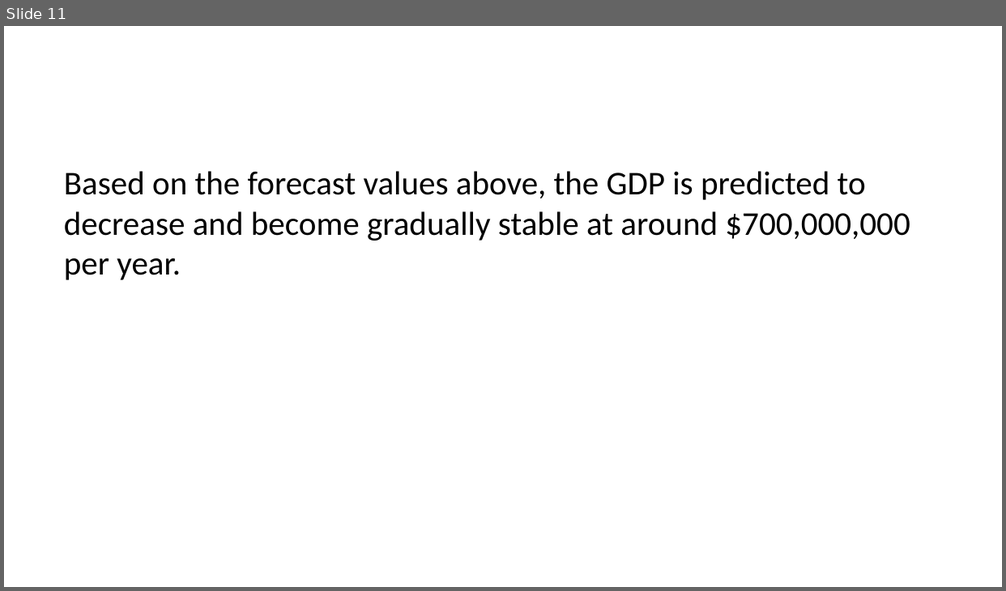
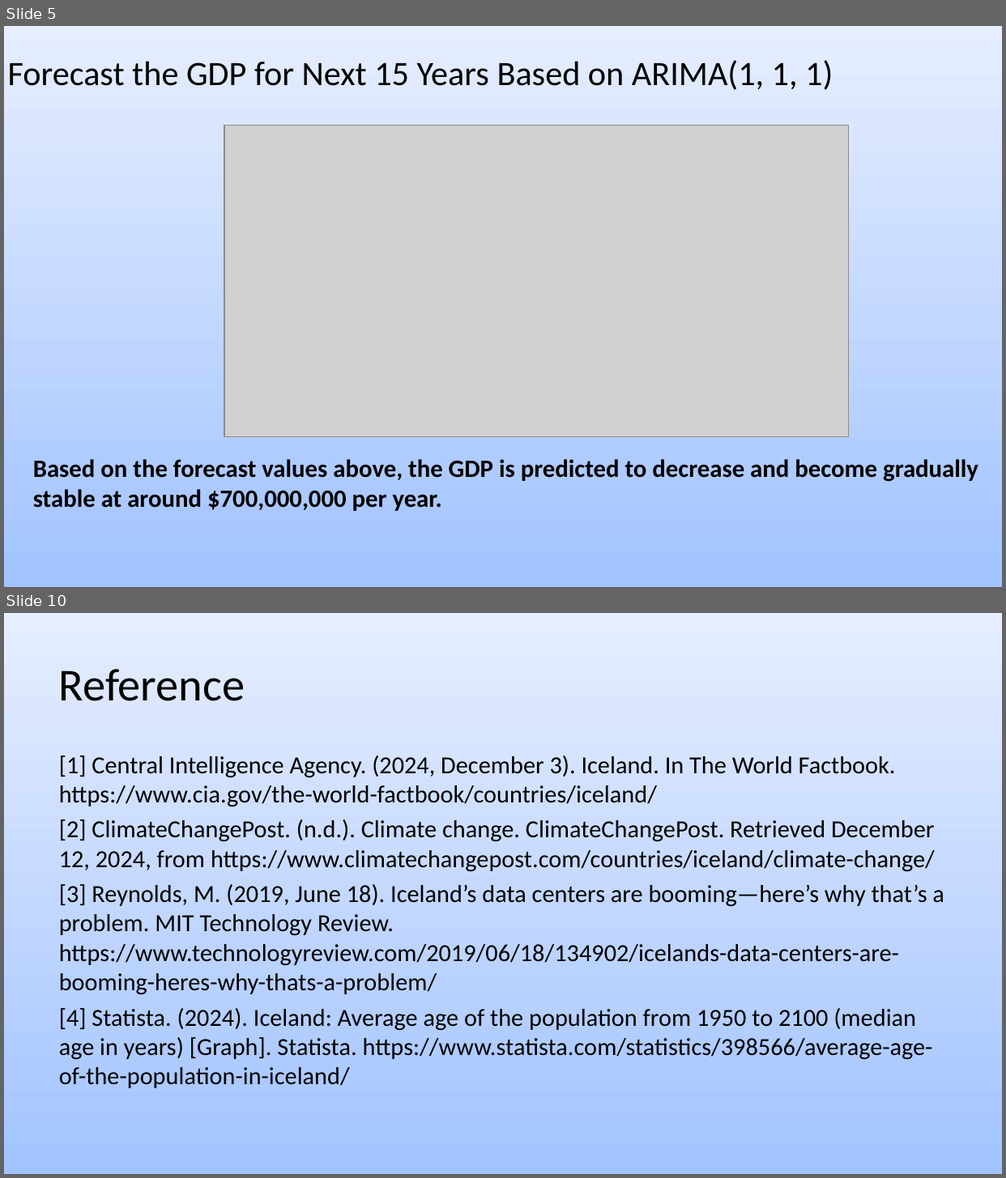
Before and after one commit to msspprojects/615finalproject, a slide deck: 615final2.pptx. Shown one above the other, each under a label of ours: slide 11 before the commit, slides 5 and 10 after it; the slides between them are not shown. The pictures are 1006x591 and 1006x1178 pixels, drawn with LibreOffice and Linux fonts; fonts in the diff are those of the drawing; grey boxes stand for pictures. Boxes give left, top, right and bottom in pixels: in the first picture for what was removed or moved away, otherwise in the second. Text is boxed around its words. In the diff, an @@ line names an element or a change of style, - is before the commit and + after.

```diff
--- a/615final2.pptx
+++ b/615final2.pptx
@@ slide 10 added at box(4, 613, 1002, 1174), background gradient #A2C3FF to #E6EEFF @@
@@ title added at box(59, 669, 245, 701), 33 pt, text #000000 @@
+Reference
@@ text added at box(59, 756, 944, 1088), 17.8 pt, text #000000 @@
+[1] Central Intelligence Agency. (2024, December 3). Iceland. In The World Factbook. https://www.cia.gov/the-world-factbook/countries/iceland/
+[2] ClimateChangePost. (n.d.). Climate change. ClimateChangePost. Retrieved December 12, 2024, from https://www.climatechangepost.com/countries/iceland/climate-change/
+[3] Reynolds, M. (2019, June 18). Iceland’s data centers are booming—here’s why that’s a problem. MIT Technology Review. https://www.technologyreview.com/2019/06/18/134902/icelands-data-centers-are-booming-heres-why-thats-a-problem/
+[4] Statista. (2024). Iceland: Average age of the population from 1950 to 2100 (median age in years) [Graph]. Statista. https://www.statista.com/statistics/398566/average-age-of-the-population-in-iceland/
@@ what was slide 11 is now slide 5 @@
@@ slide 5 changed as well @@
@@ background #FFFFFF to gradient #A2C3FF to #E6EEFF @@
@@ text added at box(8, 60, 833, 90), 24.8 pt, text #000000 @@
+Forecast the GDP for Next 15 Years Based on ARIMA(1, 1, 1)
@@ picture added at box(224, 125, 848, 437) @@
@@ text "Based on the forecast values ...": place and size @@
-text "Based on the forecast values ..." at box(64, 171, 910, 280)
+text "Based on the forecast values ..." at box(33, 459, 978, 511)
@@ text "Based on the forecast values ..." at box(33, 459, 978, 511): size 24 to 18 pt, bold on @@
```
Also in this commit, not shown: 1 other slide changed, 7 other slides added, 9 slides removed, 7 other files.
